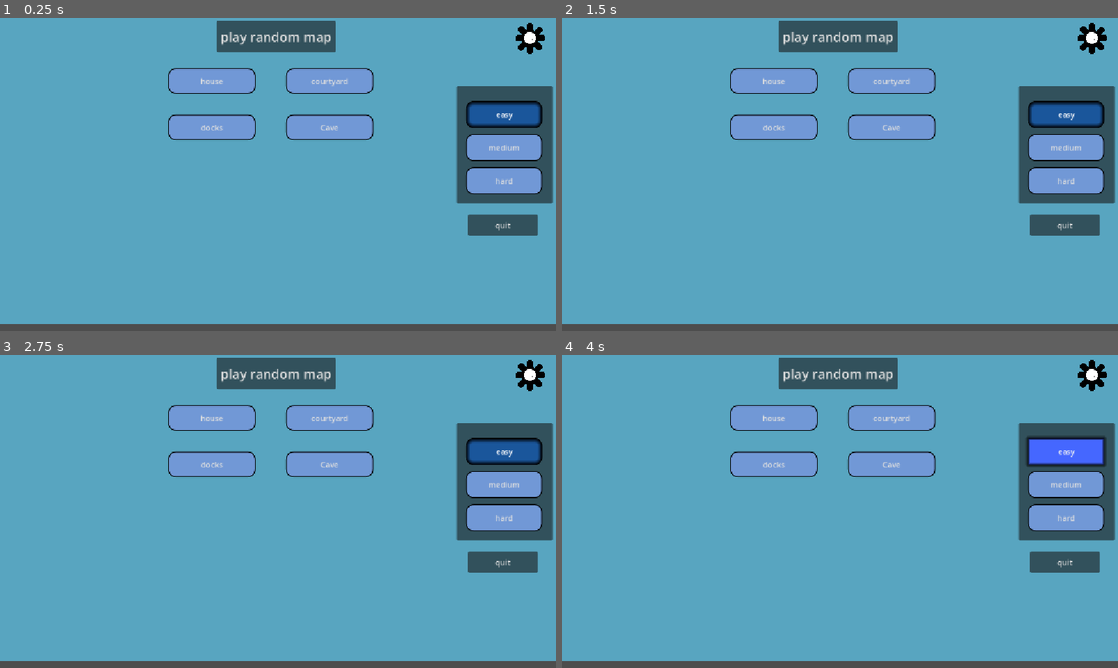
Above: before the commit, frames 1-4 (two rows, left to right).
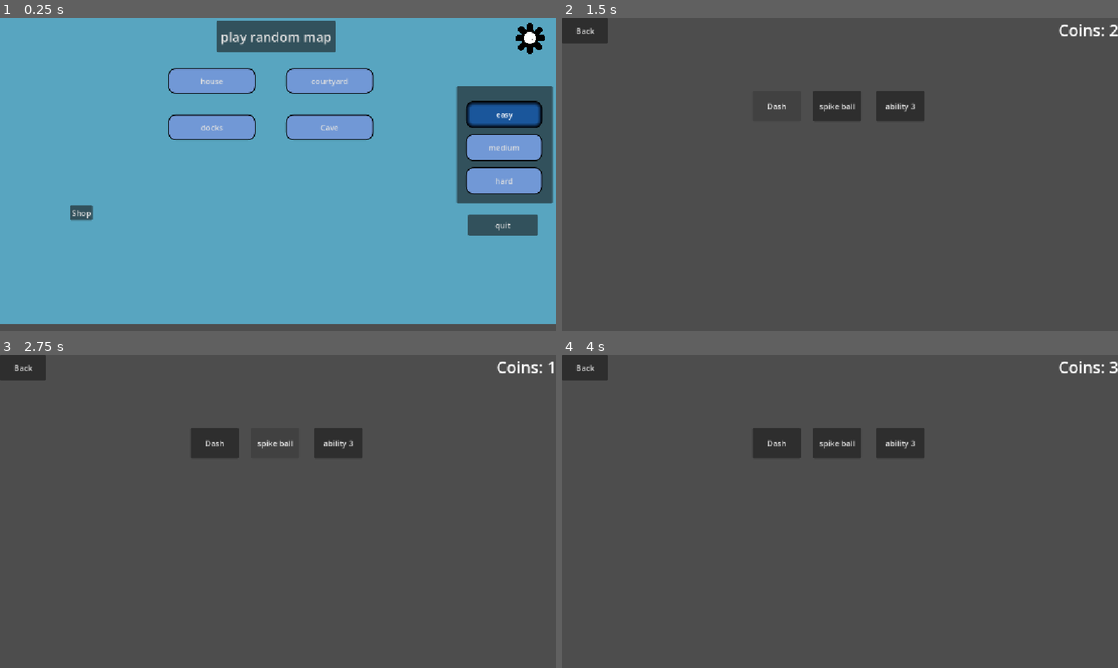
Above: after the commit, the same moments.

Repository: isaacK-428/shot_gun_craze
Game: Godot game, scene res://scenes/main_menu.tscn
The game is run twice, just before and just after one commit, with the same random seed, the same clock (stepped at 60 frames per second) and the same inputs. This scene is started directly instead of the project's main scene.
Inputs (mouse positions are in pixels of both pictures, inside the frame that each line leads up to):
- Up to frame 1 (0.25 s): no input
- Up to frame 2 (1.5 s): click (645, 212) at 0.5 s, where only the run after the commit has a clickable "Shop"; click (778, 105) at 1.25 s, where only the run after the commit has a clickable "Dash"
- Up to frame 3 (2.75 s): click (272, 442) at 2 s, where only the run after the commit has a clickable "spike ball"
- Up to frame 4 (4 s): click (901, 442) at 2.75 s, where only the run after the commit has a clickable "ability 3"; click (1067, 452) at 3.5 s, where only the run before the commit has a clickable "easy"

The runs differ from the first frame. In frame 1, 0.2% of the frame differs, in the area x 12-17%, y 59-65%; in frame 2, 98%; in frame 3, 98%; in frame 4, 98%, in the area x 0-100%, y 0-98%.

Commit message:
shop
shop system is now working with buying and equipping

Diff:
--- /dev/null
+++ b/scenes/enemy_death.tscn
@@ -0,0 +1,8 @@
+[gd_scene format=3 uid="uid://dsmvoq1ct45sa"]
+
+[sub_resource type="ParticleProcessMaterial" id="ParticleProcessMaterial_r6jgv"]
+particle_flag_disable_z = true
+gravity = Vector3(0, 98, 0)
+
+[node name="ENEMY_DEATH" type="GPUParticles2D" unique_id=1036213811]
+process_material = SubResource("ParticleProcessMaterial_r6jgv")
--- a/scenes/load.tscn
+++ b/scenes/load.tscn
@@ -6,7 +6,7 @@
 script = ExtResource("1_2qpnl")
 
 [node name="Timer" type="Timer" parent="." unique_id=877847228]
-wait_time = 1.8259999999999998
+wait_time = 1.826
 one_shot = true
 
 [connection signal="timeout" from="Timer" to="." method="_on_timer_timeout"]
--- a/scenes/main_menu.tscn
+++ b/scenes/main_menu.tscn
@@ -156,6 +156,14 @@
 theme_override_styles/hover = ExtResource("4_8ln24")
 text = "courtyard"
 
+[node name="Button" type="Button" parent="." unique_id=1357617519]
+layout_mode = 0
+offset_left = 145.0
+offset_top = 388.0
+offset_right = 192.0
+offset_bottom = 419.0
+text = "Shop"
+
 [connection signal="pressed" from="difficulties/easy" to="." method="easy"]
 [connection signal="pressed" from="difficulties/medium" to="." method="medium"]
 [connection signal="pressed" from="difficulties/hard" to="." method="hard"]
@@ -165,3 +173,4 @@
 [connection signal="pressed" from="docks" to="." method="_on_docks_pressed"]
 [connection signal="pressed" from="cave" to="." method="_on_cave_pressed"]
 [connection signal="pressed" from="courtyard" to="." method="_on_courtyard_pressed"]
+[connection signal="pressed" from="Button" to="." method="_on_button_pressed"]
--- a/scenes/maps/idk.tscn
+++ b/scenes/maps/idk.tscn
@@ -67,20 +67,8 @@
 
 [node name="enemy_spawn_container" type="Node" parent="." unique_id=495950726]
 
-[node name="enemy_spawner" parent="enemy_spawn_container" unique_id=1160840973 instance=ExtResource("5_jank7")]
-position = Vector2(459, 594)
-
 [node name="enemy_spawner3" parent="enemy_spawn_container" unique_id=989948718 instance=ExtResource("5_jank7")]
 position = Vector2(396, -330)
-
-[node name="enemy_spawner4" parent="enemy_spawn_container" unique_id=1616027656 instance=ExtResource("5_jank7")]
-position = Vector2(-20, -798)
-
-[node name="enemy_spawner5" parent="enemy_spawn_container" unique_id=1153204759 instance=ExtResource("5_jank7")]
-position = Vector2(630, -1008)
-
-[node name="enemy_spawner6" parent="enemy_spawn_container" unique_id=1712994456 instance=ExtResource("5_jank7")]
-position = Vector2(33, 262)
 
 [node name="interest_point" parent="." unique_id=426563752 instance=ExtResource("6_qbtdj")]
 position = Vector2(933, -401)
@@ -95,7 +83,7 @@
 position = Vector2(614, 15)
 
 [node name="interest_point5" parent="." unique_id=1161056997 instance=ExtResource("6_qbtdj")]
-position = Vector2(806, 152)
+position = Vector2(-41, -1014)
 
 [node name="interest_point6" parent="." unique_id=1893889065 instance=ExtResource("6_qbtdj")]
 position = Vector2(-322, -535)
--- a/scenes/pick_up_weapon.tscn
+++ /dev/null
@@ -1,29 +0,0 @@
-[gd_scene format=3 uid="uid://b6ackm33kskw"]
-
-[ext_resource type="Script" uid="uid://cvu3n7hu57f5r" path="res://scripts/pick_up_weapon.gd" id="1_cas7q"]
-[ext_resource type="Texture2D" uid="uid://ca531ot8xgbxn" path="res://assets/machine gun.png" id="2_cas7q"]
-[ext_resource type="Texture2D" uid="uid://cc2w7hg5ld028" path="res://assets/pistol.png" id="2_x17tu"]
-
-[sub_resource type="RectangleShape2D" id="RectangleShape2D_s6vwc"]
-size = Vector2(93, 73.25)
-
-[node name="pick_up_weapon" type="Area2D" unique_id=1526102560]
-collision_layer = 4
-script = ExtResource("1_cas7q")
-
-[node name="CollisionShape2D" type="CollisionShape2D" parent="." unique_id=945201261]
-shape = SubResource("RectangleShape2D_s6vwc")
-
-[node name="machine gun" type="Sprite2D" parent="." unique_id=1798186368]
-position = Vector2(0.9999981, 14.000002)
-scale = Vector2(0.031249998, 0.028648805)
-texture = ExtResource("2_cas7q")
-
-[node name="pistol" type="Sprite2D" parent="." unique_id=405135688]
-visible = false
-position = Vector2(-1.9999998, 14)
-scale = Vector2(0.031249998, 0.028648805)
-texture = ExtResource("2_x17tu")
-
-[connection signal="body_entered" from="." to="." method="_on_body_entered"]
-[connection signal="body_exited" from="." to="." method="_on_body_exited"]
--- a/scenes/player.tscn
+++ b/scenes/player.tscn
@@ -211,7 +211,7 @@
 one_shot = true
 
 [node name="actual_melee_cooldown2" type="Timer" parent="." unique_id=1166626250]
-wait_time = 1.4929999999999999
+wait_time = 1.493
 one_shot = true
 
 [connection signal="body_entered" from="enemy_detect" to="." method="_on_enemy_detect_body_entered"]
--- a/scenes/shop.tscn
+++ b/scenes/shop.tscn
@@ -1,17 +1,56 @@
 [gd_scene format=3 uid="uid://lxsx3rqaxjrj"]
 
-[node name="shop" type="Control" unique_id=921544785]
+[ext_resource type="Script" uid="uid://k0so8skiaami" path="res://scripts/shop.gd" id="1_lx5au"]
+
+[node name="shop" type="Control" unique_id=394189612]
 layout_mode = 3
 anchors_preset = 15
 anchor_right = 1.0
 anchor_bottom = 1.0
 grow_horizontal = 2
 grow_vertical = 2
+script = ExtResource("1_lx5au")
 
-[node name="Label" type="Label" parent="." unique_id=218387502]
+[node name="back" type="Button" parent="." unique_id=897055877]
 layout_mode = 0
-offset_left = 1038.0
-offset_top = 309.0
-offset_right = 1149.0
-offset_bottom = 349.0
-text = "credits: 0"
+offset_right = 95.0
+offset_bottom = 53.0
+text = "Back"
+
+[node name="dash" type="Button" parent="." unique_id=2143680070]
+layout_mode = 0
+offset_left = 395.0
+offset_top = 151.0
+offset_right = 495.0
+offset_bottom = 214.0
+text = "Dash"
+
+[node name="spike_ball" type="Button" parent="." unique_id=1099263356]
+layout_mode = 0
+offset_left = 520.0
+offset_top = 151.0
+offset_right = 620.0
+offset_bottom = 214.0
+text = "spike ball"
+
+[node name="ability_3" type="Button" parent="." unique_id=1458684070]
+layout_mode = 0
+offset_left = 651.0
+offset_top = 151.0
+offset_right = 751.0
+offset_bottom = 214.0
+text = "ability 3"
+
+[node name="coins_label" type="Label" parent="." unique_id=63073806]
+layout_mode = 0
+offset_left = 1029.0
+offset_top = 2.0
+offset_right = 1148.0
+offset_bottom = 62.0
+theme_override_font_sizes/font_size = 33
+text = "coins: 0"
+
+[connection signal="pressed" from="back" to="." method="_on_back_pressed"]
+[connection signal="pressed" from="dash" to="." method="_on_dash_pressed"]
+[connection signal="pressed" from="spike_ball" to="." method="_on_spike_ball_pressed"]
+[connection signal="pressed" from="ability_3" to="." method="_on_ability_3_pressed"]
--- a/scripts/enemy_spawner.gd
+++ b/scripts/enemy_spawner.gd
@@ -17,20 +17,6 @@
 	E_I.global_position.y=global_position.y+randi_range(-spawn_range,spawn_range)
 	E_I.Root = $"../.."
 	var type = randi_range(1,6)
-	#if type==1:
-		#E_I.enemy_type = "normal"
-	#elif type == 2:
-		#E_I.enemy_type = "fast"
-	#elif type ==3:
-		#E_I.enemy_type = "tank"
-	#elif type ==4:
-		#E_I.enemy_type = "demon"
-	#elif type == 5:
-		#E_I.enemy_type = "ADHD"
-	#elif type == 6:
-		#E_I.enemy_type = "shooter"
-	#else:
-		#pass
 	match type:
 		1:
 			E_I.enemy_type = "normal"
--- a/scripts/load.gd
+++ b/scripts/load.gd
@@ -7,6 +7,7 @@
 var credits = 0
 var delta2 = 1
 var choose_perks = false
+var coins = 0
 # Called when the node enters the scene tree for the first time.
 func _ready() -> void:
 	pass # Replace with function body.
--- a/scripts/main_menu.gd
+++ b/scripts/main_menu.gd
@@ -4,7 +4,7 @@
 var normal = preload("res://normal.tres")
 var normal_float = preload("res://normal_hover.tres")
 var float_active = normal_float
-var cheese2 = preload("res://scenes/load.tscn")
+var shop = preload("res://scenes/shop.tscn")
 #preload("res://active_float.tres")
 var maps = [
 	preload("res://scenes/maps/courtyard.tscn"),
@@ -99,3 +99,7 @@
 func _on_cave_pressed() -> void:
 	play_now()
 	get_tree().change_scene_to_packed(maps[3])
+
+
+func _on_button_pressed() -> void:
+	get_tree().change_scene_to_packed(shop)
--- a/scripts/pick_up_weapon.gd
+++ /dev/null
@@ -1,33 +0,0 @@
-extends Area2D
-@export var weapon: String = "machine_gun"
-var weapon_copy = weapon
-var player_inside = false
-var player = null
-# Called when the node enters the scene tree for the first time.
-func _ready() -> void:
-	visible()
-
-
-# Called every frame. 'delta' is the elapsed time since the previous frame.
-func _process(delta: float) -> void:
-	if player_inside == true:
-		if Input.is_action_just_pressed("pick_up") && player:
-			player.gun_changed(weapon)
-			visible()
-
-
-func _on_body_entered(body: Node2D) -> void:
-	player_inside = true
-	player = body
-
-
-func _on_body_exited(body: Node2D) -> void:
-	player_inside = false
-	player = null
-func visible():
-	if weapon == "pistol":
-		$pistol.show()
-		$"machine gun".hide()
-	if weapon == "machine_gun":
-		$pistol.hide()
-		$"machine gun".show()
--- a/scripts/player.gd
+++ b/scripts/player.gd
@@ -33,6 +33,7 @@
 	melee_attack(delta)
 	if last_coins!=coins:
 		$Camera2D/HUD.change_coins(coins)
+		cheese.coins+=1
 
 	$Camera2D.rotation = move_toward($Camera2D.rotation, 0, 5 * delta)
 	hud.change_credits(cheese.credits)
--- /dev/null
+++ b/scripts/shop.gd
@@ -0,0 +1,63 @@
+extends Control
+@onready var coins_label: Label = $coins_label
+var equipped_ability = "dash"
+var owned_abilites = [
+	"dash"
+]
+var total_abilites = [
+	"dash",
+	"spike ball",
+	"ability 3"
+]
+var coin_costs = [
+	0,
+	7,
+	10
+]
+var coins = 0
+var main_menu = preload("res://scenes/main_menu.tscn")
+# Called when the node enters the scene tree for the first time.
+func _ready() -> void:
+	coins = cheese.coins
+	cheese.coins = coins
+	coins = 20
+	coins_label.text = "Coins: "+str(coins)
+
+
+
+# Called every frame. 'delta' is the elapsed time since the previous frame.
+func _process(delta: float) -> void:
+	pass
+
+
+func _on_back_pressed() -> void:
+	get_tree().change_scene_to_file("res://scenes/main_menu.tscn")
+
+
+func _on_dash_pressed() -> void:
+	manage_ability(0)
+
+
+func _on_spike_ball_pressed() -> void:
+	manage_ability(1)
+
+
+func _on_ability_3_pressed() -> void:
+	manage_ability(2)
+func manage_ability(index):
+	if owned_abilites.has(total_abilites[index]):
+		change_ability(index)
+	else:
+		buy_ability(index)
+func change_ability(index):
+	equipped_ability = total_abilites[index]
+func buy_ability(index):
+	if coin_costs[index]<=coins:
+		coins-=coin_costs[index]
+		owned_abilites.append(total_abilites[index])
+		update_UI(coins)
+		print(owned_abilites,"  ",coins)
+	else:
+		print("you dont have enough money for this purchase")
+func update_UI(Coin):
+	coins_label.text = "Coins: "+str(Coin)
Not shown, removed: scripts/pick_up_weapon.gd.uid
Not shown, added: scripts/shop.gd.uid
